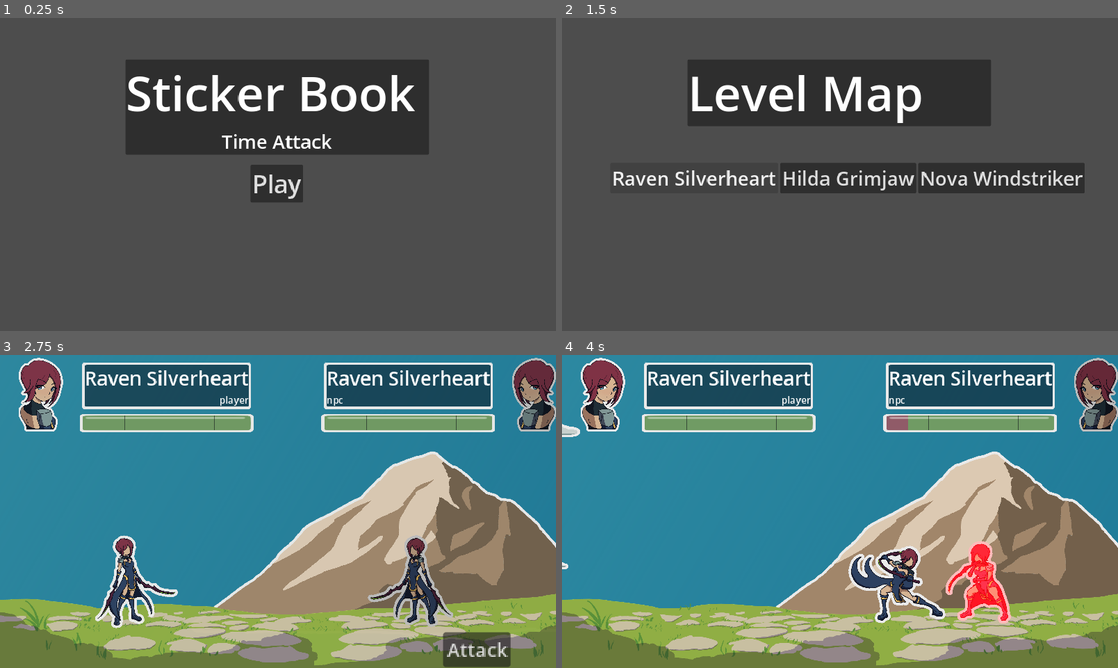
Above: before the commit, frames 1-4 (two rows, left to right).
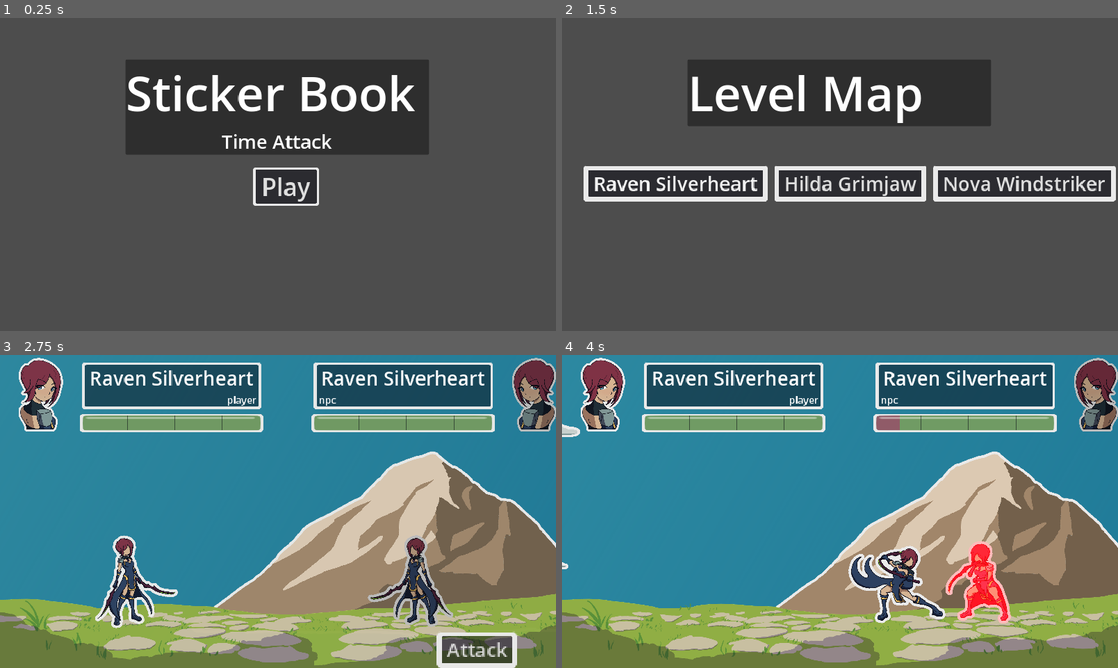
Above: after the commit, the same moments.

Repository: MajorZiploc/sticker_book_moments
Game: Godot game, scene res://scenes/title_scene.tscn
Two runs of this game, one before a commit and one after it. Both use one fixed random seed, a clock stepped at 60 frames per second and the inputs below.
Inputs (mouse positions are in pixels of both pictures, inside the frame that each line leads up to):
- Up to frame 1 (0.25 s): no input
- Up to frame 2 (1.5 s): click "Play" at 0.5 s; click "Raven Silverheart" at 1.25 s
- Up to frame 3 (2.75 s): click "Raven Silverheart" at 2 s
- Up to frame 4 (4 s): click "Attack" at 2.75 s; tap Enter (ui_accept) at 3.5, 3.77 s; move the mouse to (962, 495) at 3.52 s; hold D (right) from 3.53 s (still down); hold F from 3.53 s (still down); click (962, 495) at 3.67 s

The runs differ from the first frame. In frame 1, 1.0% of the frame differs, in the area x 45-58%, y 46-60%; in frame 2, 7.8%, in the area x 3-100%, y 46-59%; in frame 3, 3.3%; in frame 4, 2.6%.

Commit message:
init basic sticker buttons and label fixes for stickers

Diff:
--- a/combat_unit_info.tscn
+++ b/combat_unit_info.tscn
@@ -20,12 +20,12 @@
 [node name="name" type="Label" parent="vbox/panel/vbox"]
 layout_mode = 2
 theme_type_variation = &"HeaderMedium"
-text = "name"
+text = " name "
 horizontal_alignment = 2
 
 [node name="controller" type="Label" parent="vbox/panel/vbox"]
 layout_mode = 2
-text = "npc"
+text = " npc "
 
 [node name="healthbar" type="TextureProgressBar" parent="vbox"]
 custom_minimum_size = Vector2(300, 40)
--- a/our_theme.tres
+++ b/our_theme.tres
@@ -1,8 +1,113 @@
-[gd_resource type="Theme" load_steps=8 format=3 uid="uid://b755fr2pdu1kf"]
+[gd_resource type="Theme" load_steps=23 format=3 uid="uid://b755fr2pdu1kf"]
 
 [ext_resource type="Texture2D" uid="uid://dgdh5tjrid1tx" path="res://art/my/ui/panel_sticker_large.png" id="1_47dse"]
 [ext_resource type="Texture2D" uid="uid://bcu8f8c7d303k" path="res://art/my/ui/panel_sticker_medium.png" id="2_nqhew"]
 [ext_resource type="Texture2D" uid="uid://cw3p0r02olwim" path="res://art/my/ui/panel_sticker_small.png" id="3_1kfiv"]
+
+[sub_resource type="StyleBoxTexture" id="StyleBoxTexture_uhqe4"]
+texture = ExtResource("3_1kfiv")
+texture_margin_left = 10.0
+texture_margin_top = 10.0
+texture_margin_right = 10.0
+texture_margin_bottom = 10.0
+
+[sub_resource type="StyleBoxTexture" id="StyleBoxTexture_thhg4"]
+texture = ExtResource("3_1kfiv")
+texture_margin_left = 10.0
+texture_margin_top = 10.0
+texture_margin_right = 10.0
+texture_margin_bottom = 10.0
+
+[sub_resource type="StyleBoxTexture" id="StyleBoxTexture_ydr44"]
+texture = ExtResource("3_1kfiv")
+texture_margin_left = 10.0
+texture_margin_top = 10.0
+texture_margin_right = 10.0
+texture_margin_bottom = 10.0
+
+[sub_resource type="StyleBoxTexture" id="StyleBoxTexture_lxfxg"]
+texture = ExtResource("3_1kfiv")
+texture_margin_left = 10.0
+texture_margin_top = 10.0
+texture_margin_right = 10.0
+texture_margin_bottom = 10.0
+
+[sub_resource type="StyleBoxTexture" id="StyleBoxTexture_ffv3v"]
+texture = ExtResource("3_1kfiv")
+texture_margin_left = 10.0
+texture_margin_top = 10.0
+texture_margin_right = 10.0
+texture_margin_bottom = 10.0
+
+[sub_resource type="StyleBoxTexture" id="StyleBoxTexture_htoqo"]
+texture = ExtResource("1_47dse")
+texture_margin_left = 20.0
+texture_margin_top = 20.0
+texture_margin_right = 20.0
+texture_margin_bottom = 20.0
+
+[sub_resource type="StyleBoxTexture" id="StyleBoxTexture_tctvh"]
+texture = ExtResource("1_47dse")
+texture_margin_left = 20.0
+texture_margin_top = 20.0
+texture_margin_right = 20.0
+texture_margin_bottom = 20.0
+
+[sub_resource type="StyleBoxTexture" id="StyleBoxTexture_sppww"]
+texture = ExtResource("1_47dse")
+texture_margin_left = 20.0
+texture_margin_top = 20.0
+texture_margin_right = 20.0
+texture_margin_bottom = 20.0
+
+[sub_resource type="StyleBoxTexture" id="StyleBoxTexture_fwthj"]
+texture = ExtResource("1_47dse")
+texture_margin_left = 20.0
+texture_margin_top = 20.0
+texture_margin_right = 20.0
+texture_margin_bottom = 20.0
+
+[sub_resource type="StyleBoxTexture" id="StyleBoxTexture_5lo13"]
+texture = ExtResource("1_47dse")
+texture_margin_left = 20.0
+texture_margin_top = 20.0
+texture_margin_right = 20.0
+texture_margin_bottom = 20.0
+
+[sub_resource type="StyleBoxTexture" id="StyleBoxTexture_ikx1g"]
+texture = ExtResource("2_nqhew")
+texture_margin_left = 15.0
+texture_margin_top = 15.0
+texture_margin_right = 15.0
+texture_margin_bottom = 15.0
+
+[sub_resource type="StyleBoxTexture" id="StyleBoxTexture_gxl7i"]
+texture = ExtResource("2_nqhew")
+texture_margin_left = 15.0
+texture_margin_top = 15.0
+texture_margin_right = 15.0
+texture_margin_bottom = 15.0
+
+[sub_resource type="StyleBoxTexture" id="StyleBoxTexture_st18e"]
+texture = ExtResource("2_nqhew")
+texture_margin_left = 15.0
+texture_margin_top = 15.0
+texture_margin_right = 15.0
+texture_margin_bottom = 15.0
+
+[sub_resource type="StyleBoxTexture" id="StyleBoxTexture_7bw55"]
+texture = ExtResource("2_nqhew")
+texture_margin_left = 15.0
+texture_margin_top = 15.0
+texture_margin_right = 15.0
+texture_margin_bottom = 15.0
+
+[sub_resource type="StyleBoxTexture" id="StyleBoxTexture_xhut6"]
+texture = ExtResource("2_nqhew")
+texture_margin_left = 15.0
+texture_margin_top = 15.0
+texture_margin_right = 15.0
+texture_margin_bottom = 15.0
 
 [sub_resource type="StyleBoxTexture" id="StyleBoxTexture_3sabn"]
 texture = ExtResource("1_47dse")
@@ -30,10 +135,25 @@
 
 [resource]
 Button/font_sizes/font_size = 20
+Button/styles/disabled = SubResource("StyleBoxTexture_uhqe4")
+Button/styles/focus = SubResource("StyleBoxTexture_thhg4")
+Button/styles/hover = SubResource("StyleBoxTexture_ydr44")
+Button/styles/normal = SubResource("StyleBoxTexture_lxfxg")
+Button/styles/pressed = SubResource("StyleBoxTexture_ffv3v")
 ButtonLarge/base_type = &"Button"
 ButtonLarge/font_sizes/font_size = 70
+ButtonLarge/styles/disabled = SubResource("StyleBoxTexture_htoqo")
+ButtonLarge/styles/focus = SubResource("StyleBoxTexture_tctvh")
+ButtonLarge/styles/hover = SubResource("StyleBoxTexture_sppww")
+ButtonLarge/styles/normal = SubResource("StyleBoxTexture_fwthj")
+ButtonLarge/styles/pressed = SubResource("StyleBoxTexture_5lo13")
 ButtonMedium/base_type = &"Button"
 ButtonMedium/font_sizes/font_size = 40
+ButtonMedium/styles/disabled = SubResource("StyleBoxTexture_ikx1g")
+ButtonMedium/styles/focus = SubResource("StyleBoxTexture_gxl7i")
+ButtonMedium/styles/hover = SubResource("StyleBoxTexture_st18e")
+ButtonMedium/styles/normal = SubResource("StyleBoxTexture_7bw55")
+ButtonMedium/styles/pressed = SubResource("StyleBoxTexture_xhut6")
 CheckButton/font_sizes/font_size = 20
 HeaderLarge/font_sizes/font_size = 70
 HeaderMedium/font_sizes/font_size = 40
--- a/scenes/battle_scene.gd
+++ b/scenes/battle_scene.gd
@@ -144,15 +144,15 @@
   npc.path.curve.clear_points();
   for point in npc_path_points:
     npc.path.curve.add_point(point);
-  player.name.text = player.unit_data.name;
-  npc.name.text = npc.unit_data.name;
+  player.name.text = " " + player.unit_data.name + " ";
+  npc.name.text = " " + npc.unit_data.name + " ";
   _update_unit_health_bar(player);
   _update_unit_health_bar(npc);
   await get_tree().create_timer(max(scene_tween_time, ui_tween_time)).timeout;
 
 func to_player(player_: CombatUnit):
   player_info_controller.horizontal_alignment = HORIZONTAL_ALIGNMENT_RIGHT;
-  player_info_controller.text = "player";
+  player_info_controller.text = " player ";
   player_.battle_char.to_player();
   player_.bust.flip_h = true;
   player_.name.horizontal_alignment = HORIZONTAL_ALIGNMENT_LEFT;
--- a/scenes/battle_scene.tscn
+++ b/scenes/battle_scene.tscn
@@ -192,7 +192,7 @@
 
 [node name="attack" type="Button" parent="ui_root/ui/choice"]
 layout_mode = 2
-text = "Attack"
+text = " Attack "
 
 [node name="npc_turn" type="PanelContainer" parent="ui_root/ui"]
 layout_mode = 0
--- a/scenes/choose_char.gd
+++ b/scenes/choose_char.gd
@@ -12,12 +12,12 @@
 
 func create_char_choices():
   var box = BoxContainer.new();
-  box.position = Vector2(100, 300);
+  box.position = Vector2(40, 300);
   for key in CombatUnitData.entries.keys():
     var entry = CombatUnitData.entries[key];
     var button = Button.new();
     button.theme_type_variation = &"ButtonMedium";
     button.focus_entered.connect(func(): on_char_selected(key));
-    button.text = entry.name;
+    button.text = " " + entry.name + " ";
     box.add_child(button);
   ui.add_child(box);
--- a/scenes/level_map.gd
+++ b/scenes/level_map.gd
@@ -12,12 +12,12 @@
 
 func create_char_choices():
   var box = BoxContainer.new();
-  box.position = Vector2(100, 300);
+  box.position = Vector2(40, 300);
   for key in CombatUnitData.entries.keys():
     var entry = CombatUnitData.entries[key];
     var button = Button.new();
     button.theme_type_variation = &"ButtonMedium";
     button.focus_entered.connect(func(): on_char_selected(key));
-    button.text = entry.name;
+    button.text = " " + entry.name + " ";
     box.add_child(button);
   ui.add_child(box);
--- a/scenes/title_scene.tscn
+++ b/scenes/title_scene.tscn
@@ -75,7 +75,7 @@
 offset_right = 8.0
 offset_bottom = 8.0
 theme_override_font_sizes/font_size = 50
-text = "Play"
+text = " Play "
 
 [node name="Camera2D" type="Camera2D" parent="."]
 position = Vector2(830, 361)
Not shown, changed: README.md
